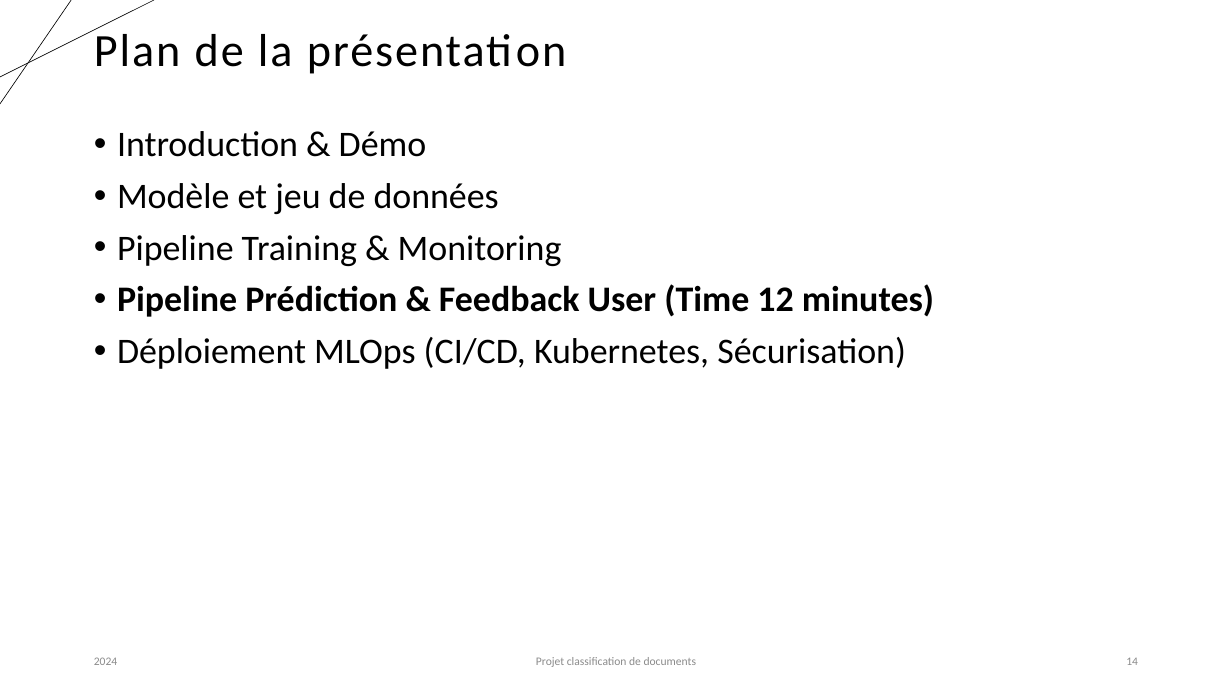
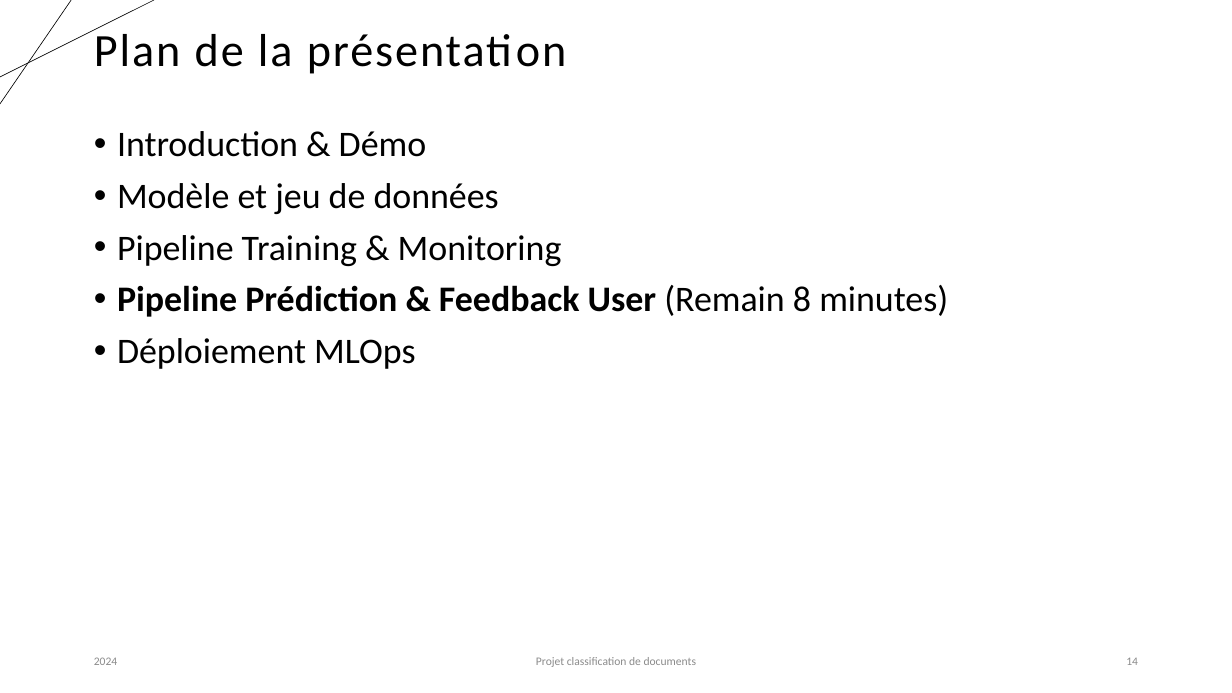
Before and after one commit to karned-formation/SEP24-MLOPS-SAKE, a slide deck: slide 14 of report/Projet_classification_MLOps_SAKE.pptx. Drawn at 1232x693 pixels with LibreOffice and Linux fonts; fonts in the diff are those of the drawing. Boxes give left, top, right and bottom in pixels: in the first picture for what was removed or moved away, otherwise in the second. Text is boxed around its words. In the diff, an @@ line names an element or a change of style, - is before the commit and + after.

```diff
--- a/report/Projet_classification_MLOps_SAKE.pptx
+++ b/report/Projet_classification_MLOps_SAKE.pptx
@@ text at [117,285,948,369]: text changed @@
-• Pipeline Prédiction & Feedback User (Time 12 minutes)
-• Déploiement MLOps (CI/CD, Kubernetes, Sécurisation)
+• Pipeline Prédiction & Feedback User (Remain 8 minutes)
+• Déploiement MLOps
```
Also in this commit, not shown: 3 other slides changed, 1 slide added.
